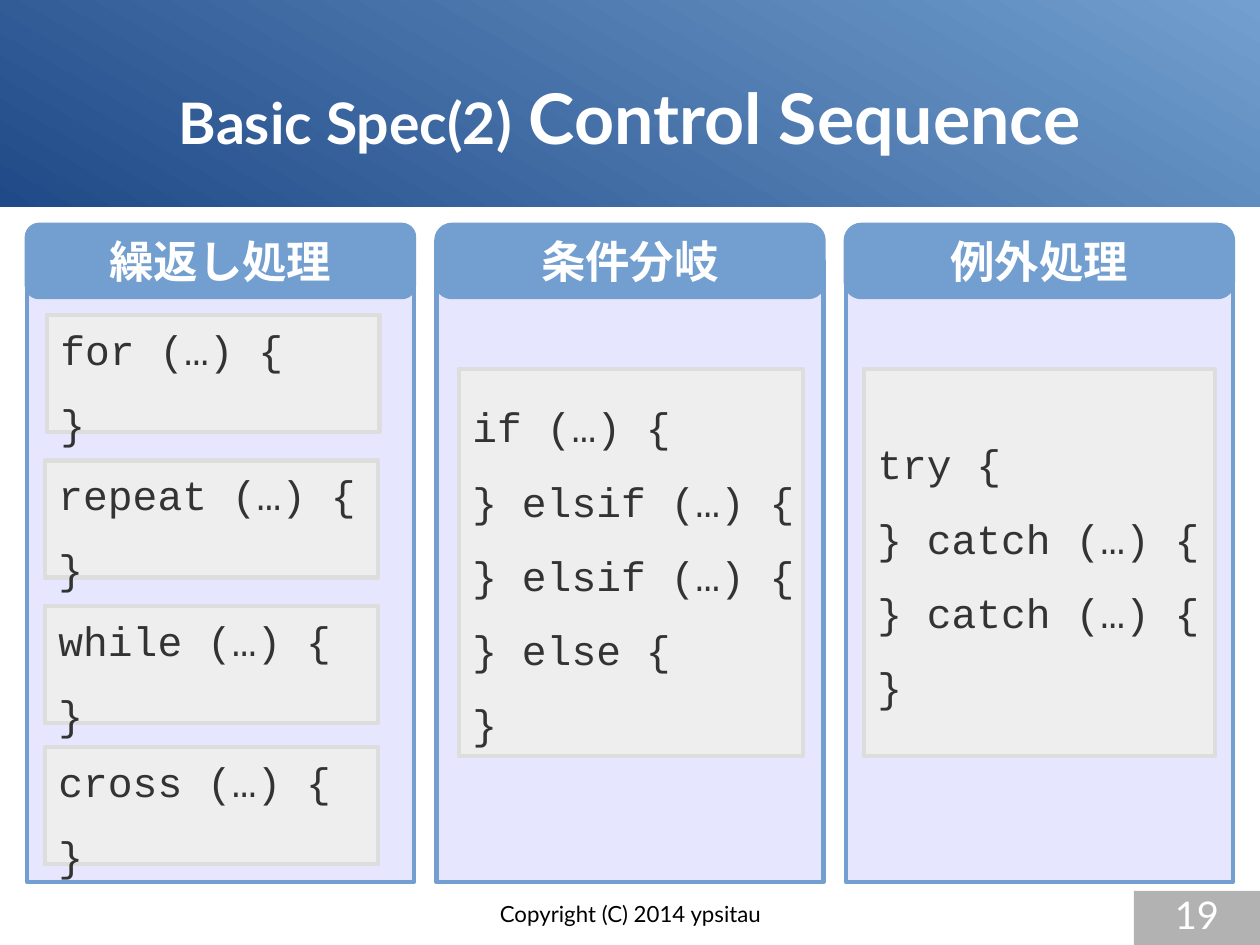
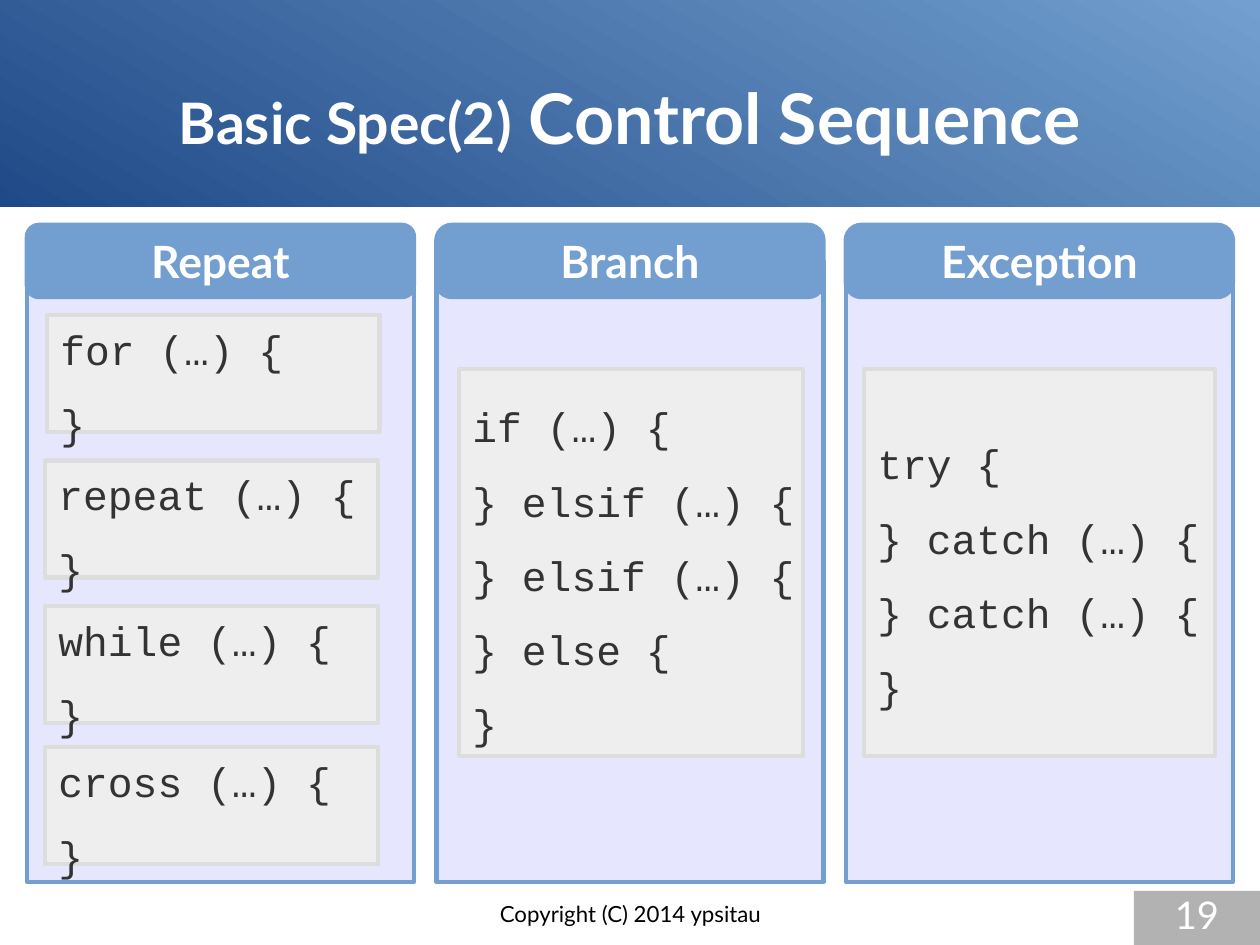
Before and after one commit to gura-lang/gura-doc, a slide deck: slide 19 of presentation/gura-introduction-e.odp. Drawn at 1260x945 pixels with LibreOffice and Linux fonts; fonts in the diff are those of the drawing. Boxes give left, top, right and bottom in pixels: in the first picture for what was removed or moved away, otherwise in the second. Text is boxed around its words. In the diff, an @@ line names an element or a change of style, - is before the commit and + after.

```diff
--- a/presentation/gura-introduction-e.odp
+++ b/presentation/gura-introduction-e.odp
@@ text in rounded rectangle at bbox=[151, 246, 289, 286]: text changed @@
-繰返し処理
+Repeat
@@ text in rounded rectangle at bbox=[560, 245, 699, 279]: text changed @@
-条件分岐
+Branch
@@ text in rounded rectangle at bbox=[941, 245, 1137, 286]: text changed @@
-例外処理
+Exception
```
Also in this commit, not shown: 26 other slides changed, 4 slides added, 4 slides removed.
